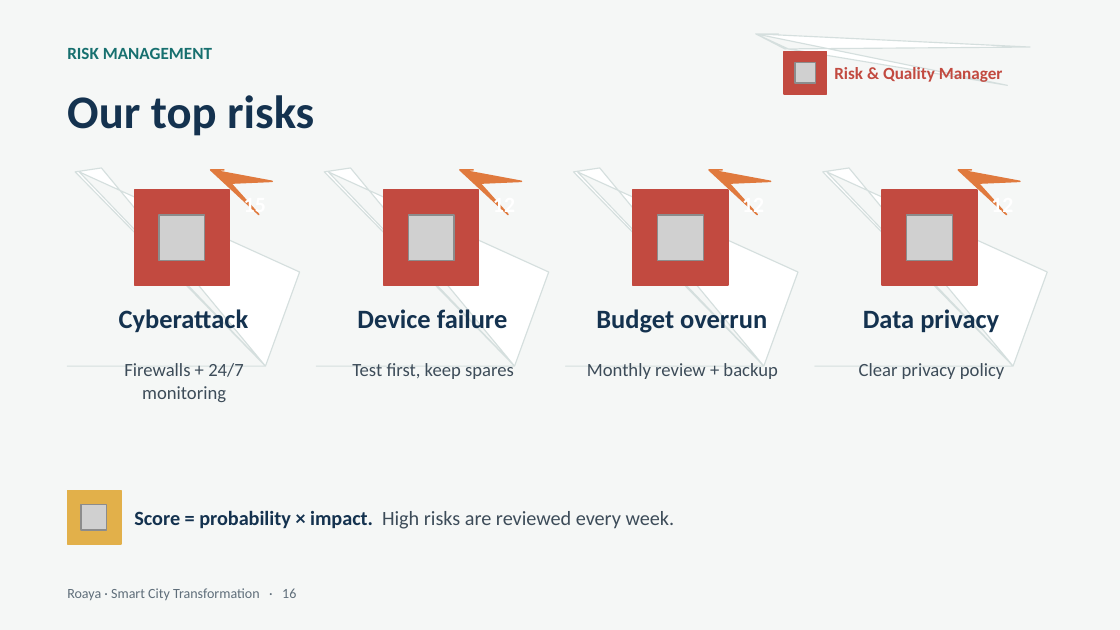
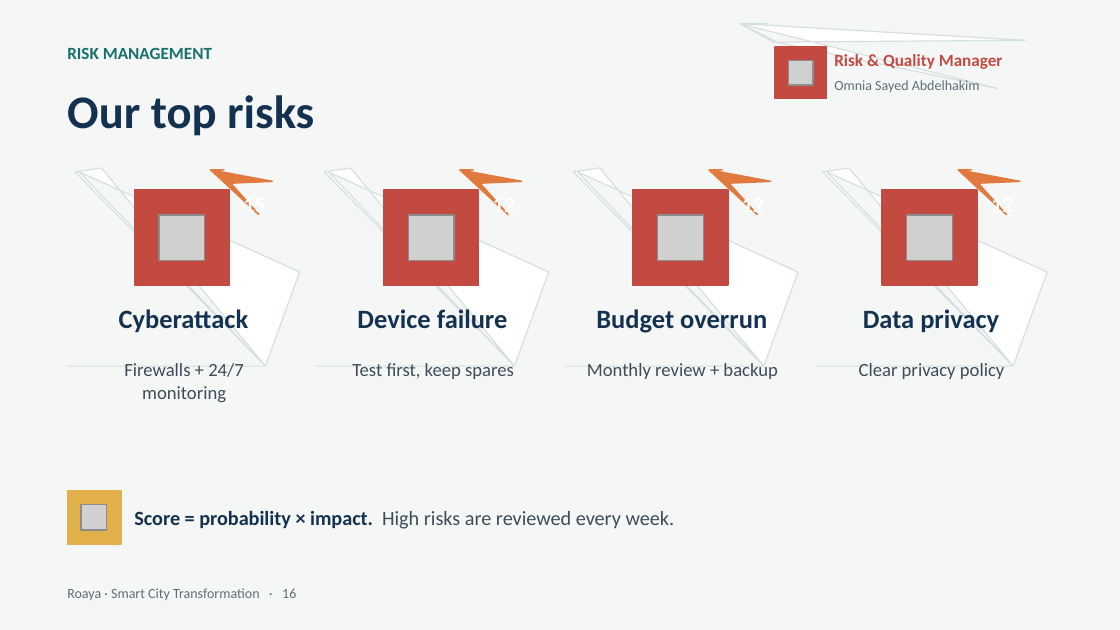
Before and after one commit to RahmaOshba/RahmaOshba, a slide deck: slide 16 of Roaya_Final/Roaya_Final_Presentation.ppt. Drawn at 1120x630 pixels with LibreOffice and Linux fonts; fonts in the diff are those of the drawing; grey boxes stand for pictures. Boxes give left, top, right and bottom in pixels: in the first picture for what was removed or moved away, otherwise in the second. Text is boxed around its words. In the diff, an @@ line names an element or a change of style, - is before the commit and + after.

```diff
--- a/Roaya_Final/Roaya_Final_Presentation.ppt
+++ b/Roaya_Final/Roaya_Final_Presentation.ppt
@@ freeform shape: place and size @@
-freeform shape at bbox=[778, 47, 1053, 99]
+freeform shape at bbox=[767, 40, 1053, 105]
@@ rectangle: place and size @@
-rectangle at bbox=[784, 52, 827, 94]
+rectangle at bbox=[775, 47, 827, 99]
@@ text "Risk & Quality Manager": place and size @@
-text "Risk & Quality Manager" at bbox=[834, 67, 1003, 82]
+text "Risk & Quality Manager" at bbox=[834, 54, 1003, 69]
@@ picture: place and size @@
-picture at bbox=[795, 63, 815, 83]
+picture at bbox=[788, 60, 813, 85]
@@ text added at bbox=[834, 80, 980, 92], 9 pt, text #5F6E7A @@
+Omnia Sayed Abdelhakim
```
Also in this commit, not shown: 21 other slides changed, 4 other files.
